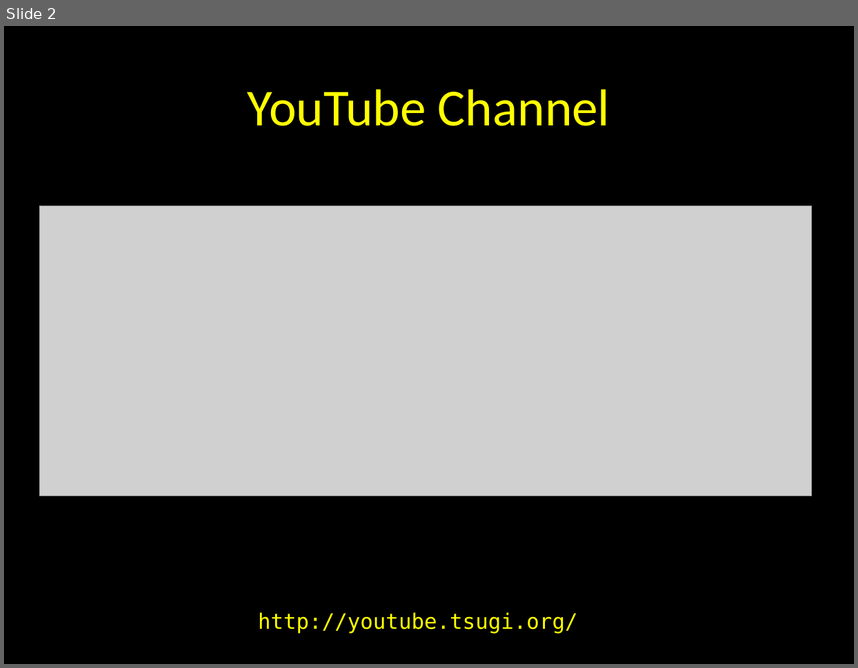
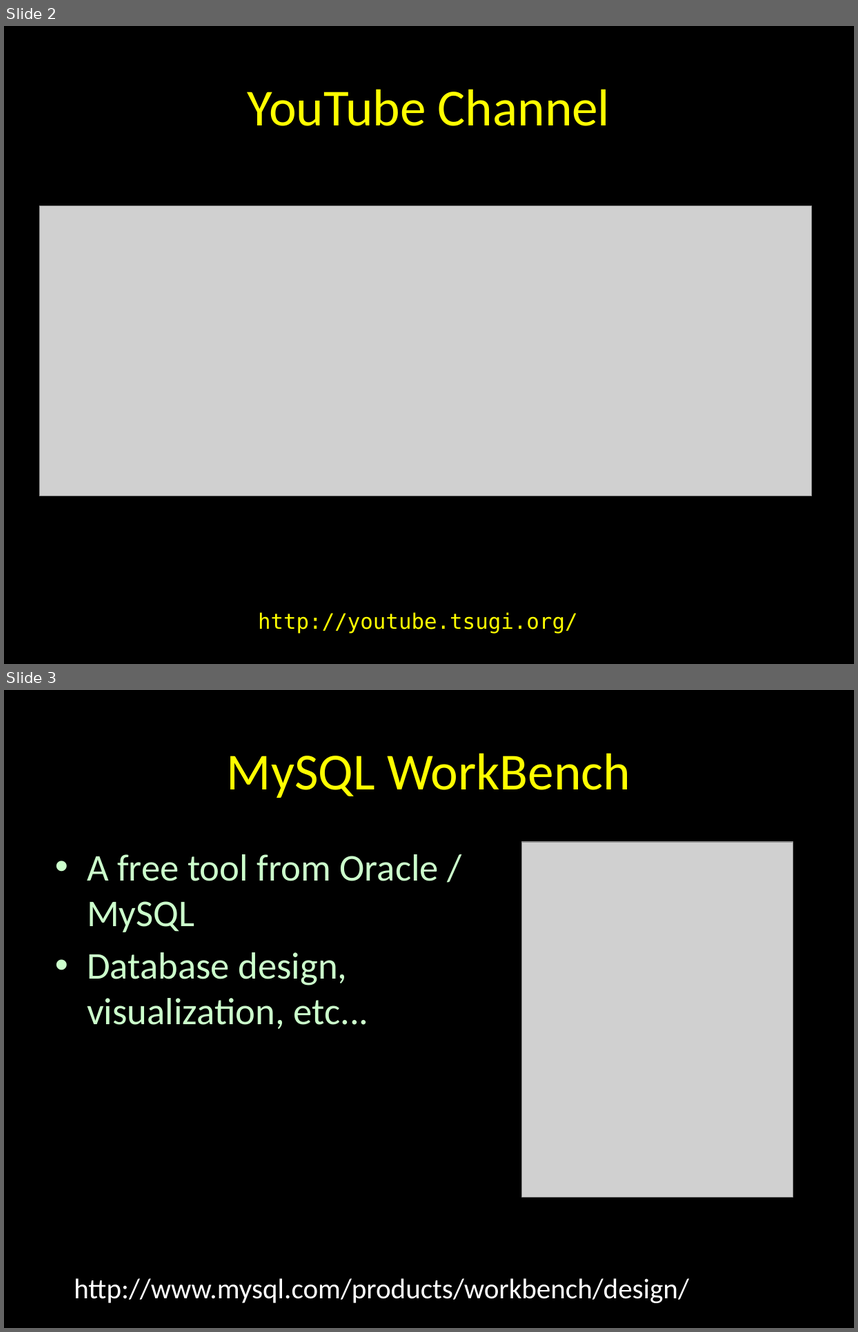
Before and after one commit to tsugiproject/tsugi, a slide deck: docs/lectures/02-Data-Model.pptx. Shown one above the other, each under a label of ours: slide 2 before the commit, slides 2 and 3 after it. The pictures are 858x668 and 858x1332 pixels, drawn with LibreOffice and Linux fonts; fonts in the diff are those of the drawing; grey boxes stand for pictures. Boxes give left, top, right and bottom in pixels: in the first picture for what was removed or moved away, otherwise in the second. Text is boxed around its words. In the diff, an @@ line names an element or a change of style, - is before the commit and + after.

```diff
--- a/docs/lectures/02-Data-Model.pptx
+++ b/docs/lectures/02-Data-Model.pptx
@@ slide 3 added at <box>4,690,854,1328</box>, background #000000 @@
@@ title added at <box>227,753,631,798</box>, 44 pt, text #FFFF00 @@
+MySQL WorkBench
@@ text added at <box>87,854,439,1029</box>, 32 pt, text #CCFFCC @@
+• A free tool from Oracle / MySQL
+• Database design, visualization, etc...
@@ picture added at <box>522,842,793,1196</box> @@
@@ text added at <box>74,1278,689,1303</box>, 24 pt, text #FFFFFF @@
+http://www.mysql.com/products/workbench/design/
```
Also in this commit, not shown: 2 slides changed, 22 other slides added, 3 other files.
